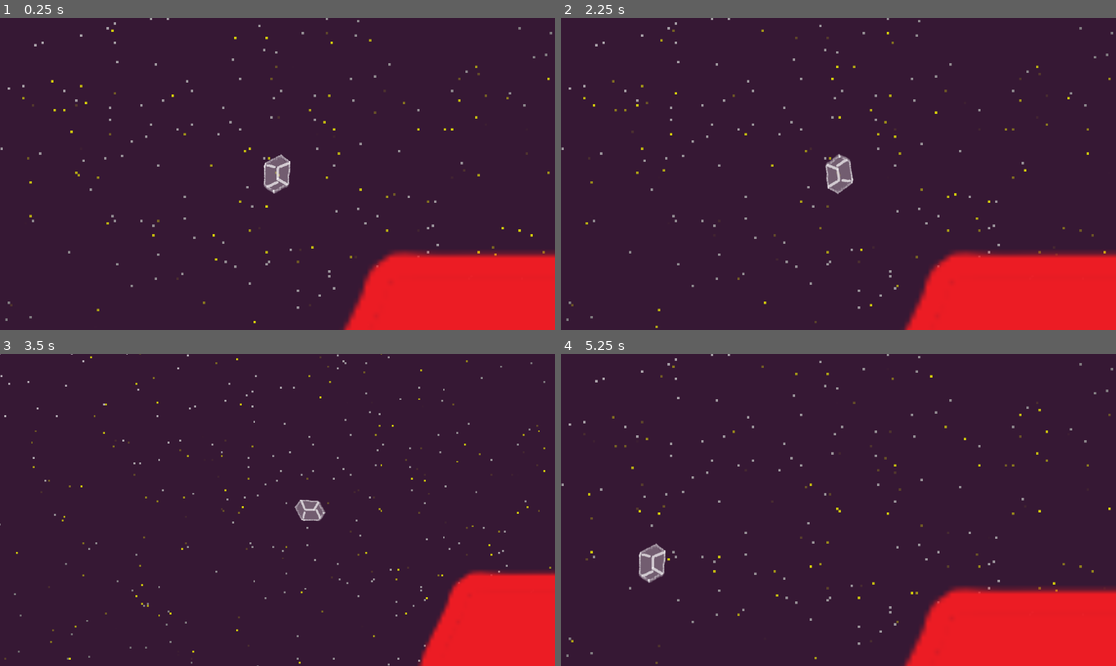
Above: before the commit, frames 1-4 (two rows, left to right).
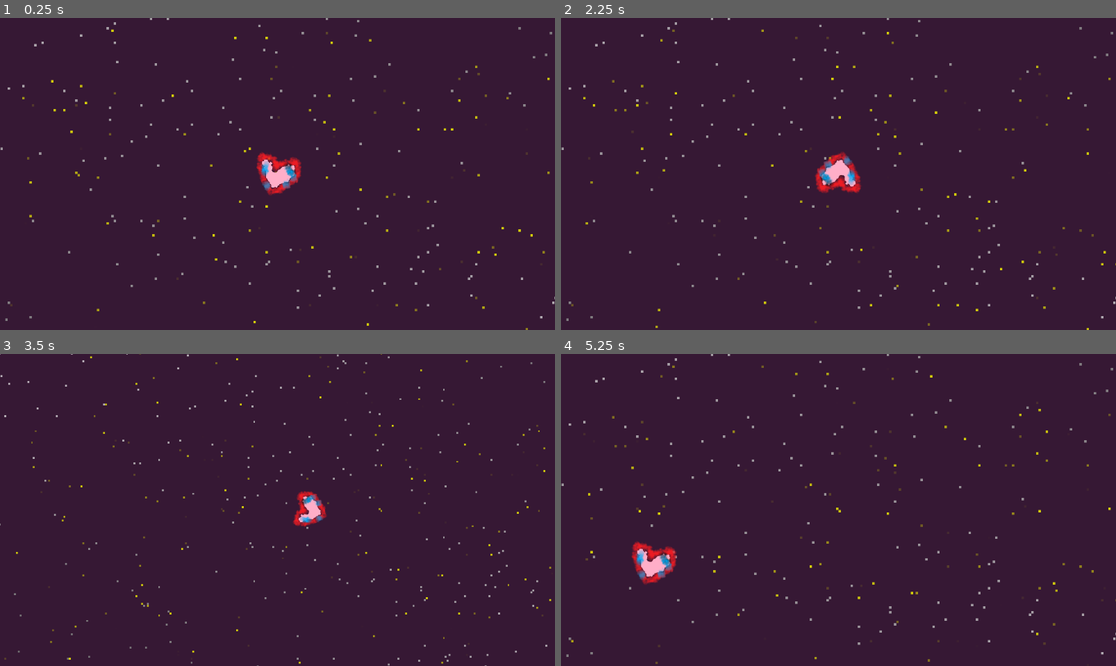
Above: after the commit, the same moments.

Repository: minicago/shika
Game: Godot game, scene res://tests/world test/world Test.tscn
Two runs of this game, one before a commit and one after it. Both use one fixed random seed, a clock stepped at 60 frames per second and the inputs below.
Inputs (mouse positions are in pixels of both pictures, inside the frame that each line leads up to):
- Up to frame 1 (0.25 s): no input
- Up to frame 2 (2.25 s): tap Enter at 0.5 s; move the mouse to (960, 158) at 0.52 s; press the mouse at (960, 158) at 0.53 s; hold Right (right) 0.53-1.28 s; move the mouse to (727, 189) at 1.27 s; release the mouse at (727, 189) at 1.28 s; hold Down (down) 1.28-2.03 s; click (727, 189) at 1.35 s; tap Space at 2 s; move the mouse to (894, 105) at 2.02 s; press the mouse at (894, 105) at 2.03 s; hold Right (right) from 2.03 s (still down)
- Up to frame 3 (3.5 s): move the mouse to (249, 572) at 2.77 s; release Right (right) at 2.78 s; release the mouse at (249, 572) at 2.78 s; hold Up (up) from 2.78 s (still down); click (249, 572) at 2.85 s
- Up to frame 4 (5.25 s): move the mouse to (1005, 556) at 3.52 s; release Up (up) at 3.53 s; press the mouse at (1005, 556) at 3.53 s; hold Left (left) 3.53-5.03 s; move the mouse to (672, 463) at 4.27 s; release the mouse at (672, 463) at 4.28 s; click (672, 463) at 4.35 s; move the mouse to (866, 510) at 5.02 s; press the mouse at (866, 510) at 5.03 s; hold Down (down) from 5.03 s (still down)

The runs differ from the first frame. In frame 1, 9.6% of the frame differs, in the area x 46-100%, y 42-100%; in frame 2, 9.6%, in the area x 45-100%, y 42-100%; in frame 3, 6.9%; in frame 4, 9.6%.

Commit message:
ai to be added

Diff:
--- a/scripts/UI/obj.gd
+++ b/scripts/UI/obj.gd
@@ -23,12 +23,10 @@
 	return lowlevel.function_process(delta)
 
 func _process(delta):
-
-	function_process(delta)
-
-	rotation = get_toward().angle() + PI / 2
-
-	position = get_obj_position()
+	if lowlevel != null :
+		function_process(delta)
+		rotation = get_toward().angle() + PI / 2
+		position = get_obj_position()
 
 func free():
 	get_parent().remove_child(self)
--- a/scripts/UI/world.gd
+++ b/scripts/UI/world.gd
@@ -17,6 +17,9 @@
 
 func get_rider():
 	return lowlevel.get_rider()
+
+func function_process(delta):
+	return lowlevel.function_process(delta)
 
 func get_camera_zoom():
 	return max (0.8 * log(get_rider().get_speed().length() / 100),1)
@@ -42,18 +45,23 @@
 	shader.set_shader_parameter("pos", pos )
 	shader.set_shader_parameter("size", get_viewport_rect().size * 10)
 
-func get_objs():
+func get_objs() -> Array[Obj]:
 	var ret : Array[Obj]
-	for child:Obj_UI in find_children("*","Obj_UI") :
-		ret.append(child.lowlevel)
+
+	#for child in get_children() :
+	#	print(child)
+
+	for child:Obj_UI in find_children("*","Obj_UI",false,false) :
+
+		if child.lowlevel!=null :
+			ret.append(child.lowlevel)
 	return ret
 
 func _process(delta):
-	Bump_manager.manager_process(get_objs(), delta)
-	if Input.is_action_pressed("click"):
-		camera_aim_position(Vector2(0,0))
-	else:
-		if get_rider() != null :
-			camera_aim_rider()
-
-	pass
+	if lowlevel != null :
+		function_process(delta)
+		if Input.is_action_pressed("click"):
+			camera_aim_position(Vector2(0,0))
+		else:
+			if get_rider() != null :
+				camera_aim_rider()
--- a/scripts/function/objs/obj.gd
+++ b/scripts/function/objs/obj.gd
@@ -6,9 +6,13 @@
 var toward : Vector2 = Vector2(0,-1.0)
 var position : Vector2
 var bump_info : Dictionary
-signal bumped(info : Dictionary)
 var global_polygon:PackedVector2Array = PackedVector2Array()
 var banlist : Dictionary
+var bump_handler_dic : Dictionary = {}
+var speed : Vector2 = Vector2.ZERO
+
+func get_speed():
+	return speed
 
 func get_toward():
 	return toward
@@ -30,13 +34,14 @@
 	pass
 
 func bump_handler(info : Dictionary):
-	if info.get("once",true):
-		if not banlist.get(info.get("collider"), false):
-			banlist[info.get("collider")] = true
-		else : return
+	for handler in bump_handler_dic :
+		bump_handler_dic[handler].call(self, info)
 
-func get_bumped_signal():
-	return bumped
+########################################################################
+# bump
+########################################################################
+
+# bump_polygon:
 
 func refresh_polygon_in_world():
 	global_polygon = Transform2D(0,get_obj_position()) * get_polygon()
@@ -44,12 +49,39 @@
 func get_polygon_in_world():
 	return global_polygon
 
+# bump_handler:
+
+func bump_handler_append(name):
+	bump_handler_dic[name] = Register_table.handlers[name]
+
 func bump_init():
-	bump_info_append("collider", lowlevel)
-	bumped.connect(bump_handler)
+	bump_handler_init()
+	bump_info_init()
 
 func bump_info_append(key , value):
 	bump_info[key] = value
 
 func allow_bump(collider : Obj):
 	return not banlist.get(collider, false)
+
+static func bump_handler_reg(str : String):
+	Register_table.handlers[str] = Callable(Obj_function,"bump_handler_"+str)
+
+########################################################################
+# customized
+########################################################################
+
+static func bump_handler_once(collidee :Obj_function, info : Dictionary):
+	if info.get("once", true):
+		if not collidee.banlist.get(info.get("collider"), false):
+			collidee.banlist[info.get("collider")] = true
+		else : return
+
+static func _static_init():
+	bump_handler_reg("once")
+
+func bump_handler_init():
+	bump_handler_append("once")
+
+func bump_info_init():
+	bump_info_append("collider", lowlevel)
--- /dev/null
+++ b/scripts/function/objs/register_table.gd
@@ -0,0 +1,6 @@
+extends Object
+class_name Register_table
+
+static var handlers:Dictionary
+
+static var obj_func:Dictionary
--- a/scripts/function/objs/rider.gd
+++ b/scripts/function/objs/rider.gd
@@ -1,7 +1,6 @@
 extends Obj_function
 class_name Rider_function
 
-var speed : Vector2 = Vector2.ZERO
 var resist : float = 0.9
 var lineResist : float = 50.0
 var rtimes :float = 10.0
@@ -11,17 +10,11 @@
 var spinRate : float = PI
 var spinLoss : float = 0.8
 
-func get_speed():
-	return speed
-
 func function_process(delta):
 	speed *= exp(-resist*delta)
-
 	set_obj_position( position + toward * speed.x * delta + toward.rotated(- PI / 2) * speed.y * delta)
 
-
 	if Input.is_action_pressed("up") :
-
 		speed.x += power * delta
 
 
@@ -29,7 +22,6 @@
 		var tmp = - spinRate * delta
 		toward = toward.rotated(tmp)
 		speed = speed.rotated(tmp) * spinLoss + speed * (1 - spinLoss)
-
 
 
 	if Input.is_action_pressed("right") :
@@ -53,10 +45,18 @@
 		else : if(speed.y > 0) : speed.y -= lineResist * rtimes * delta
 		else : speed.y += lineResist * rtimes * delta
 
-func bump_handler(info : Dictionary):
-	if info.get("once",true):
-		if not banlist.get(info.get("collider"), false):
-			banlist[info.get("collider")] = true
-		else : return
+func bump_handler_init():
+	bump_handler_append("once")
+	bump_handler_append("home")
+
+
+func bump_info_init():
+	bump_info_append("collider", lowlevel)
+	bump_info_append("type","rider")
+
+static func bump_handler_home(collidee :Rider_function, info : Dictionary):
 	if info.get("type", "") == "home":
 		print("back home")
+
+static func _static_init():
+	Register_table.handlers["home"] = Callable(Rider_function,"bump_handler_home")
--- a/scripts/function/world.gd
+++ b/scripts/function/world.gd
@@ -16,10 +16,16 @@
 
 func instance_rider():
 	rider = Rider.new()
-	rider.rider_init("res://tscns/objs/rider/glassy.tscn",get_rider_UI())
+	rider.rider_init("res://tscns/objs/rider/pain.tscn",get_rider_UI(),lowlevel.UI)
 
 func instance_home():
 	home = Obj.new()
-	home.obj_init("res://tscns/objs/home.tscn",get_home_UI())
+	home.obj_init("res://tscns/objs/home.tscn",get_home_UI(),lowlevel.UI)
 	home.set_obj_position(Vector2(500,500))
 	home.bump_info_append("type","home")
+
+func get_objs() -> Array[Obj]:
+	return lowlevel.get_objs()
+
+func function_process(delta):
+	Bump_manager.manager_process(get_objs(), delta)
--- a/scripts/lowlevel/bump_manager.gd
+++ b/scripts/lowlevel/bump_manager.gd
@@ -5,12 +5,12 @@
 
 
 static func manager_process(handle_list :Array[Obj], delta):
-	#for collidee in handle_list:
-	#	print(polygon_in_world(collidee))
 	for collidee in handle_list:
+		#print(collidee)
 		for collider in handle_list:
 			if collider != collidee :
+
 				if collidee.allow_bump(collider):
 					if not Geometry2D.intersect_polygons( collider.get_polygon_in_world(), collidee.get_polygon_in_world()).is_empty() :
-						collidee.get_bumped_signal().emit(collider.get_bump_info())
+						collidee.bump_handler(collider.get_bump_info())
 	pass
--- a/scripts/lowlevel/objs/obj.gd
+++ b/scripts/lowlevel/objs/obj.gd
@@ -3,6 +3,9 @@
 
 var function : Obj_function
 var UI : Obj_UI
+
+func get_speed():
+	return function.get_speed()
 
 func get_toward() -> Vector2:
 	return function.get_toward()
@@ -19,18 +22,19 @@
 func get_polygon() -> PackedVector2Array:
 	return UI.get_polygon()
 
-func get_bumped_signal() -> Signal:
-	return function.get_bumped_signal()
-
 func get_polygon_in_world() -> PackedVector2Array:
 	return function.get_polygon_in_world()
+
+func bump_handler(info : Dictionary):
+	return function.bump_handler(info)
 
 func function_process(delta):
 	return function.function_process(delta)
 
-func obj_init( path : String ,binder : Obj_UI = null ):
+func obj_init( path : String ,binder : Obj_UI = null , father = null):
 	if binder == null :
 		UI = load(path).instantiate()
+		if father != null : father.add_child(UI)
 	else :
 		UI = binder
 	function = Obj_function.new()
@@ -44,10 +48,6 @@
 func allow_bump(collider : Obj):
 	return function.allow_bump(collider)
 
-func _ready():
-
-	pass
-	#get_parent().add_child(function)
 
 func free():
 	UI.free()
--- a/scripts/lowlevel/objs/rider.gd
+++ b/scripts/lowlevel/objs/rider.gd
@@ -1,27 +1,15 @@
 extends Obj
 class_name Rider
 
-func get_speed():
-	return function.get_speed()
 
-func get_toward():
-	return function.get_toward()
-
-func function_process(delta):
-	function.function_process(delta)
-
-func rider_init(path : String ,binder : Obj_UI = null):
+func rider_init(path : String ,binder : Obj_UI = null, father = null):
 	if binder == null :
 		UI = load(path).instantiate()
+		if father != null : father.add_child(UI)
 	else :
 		UI = binder
+
 	function = Rider_function.new()
 	UI.lowlevel = self
 	function.lowlevel = self
 	function.bump_init()
-	bump_info_append("type","rider")
-
-func _ready():
-
-	pass
-	#get_parent().add_child(function)
--- a/scripts/lowlevel/world.gd
+++ b/scripts/lowlevel/world.gd
@@ -1,7 +1,6 @@
 extends Node
 class_name World
 
-var tscn = preload("res://tscns/world.tscn")
 var UI : World_UI
 var function : World_function
 
@@ -14,15 +13,19 @@
 func get_home_UI():
 	return UI.get_home_UI()
 
+func get_objs() -> Array[Obj]:
+	return UI.get_objs()
+
 func instance_rider():
 	return function.instance_rider()
 
 func instance_home():
 	return function.instance_home()
 
-func world_init(binder : World_UI = null):
+func world_init(path : String ,binder : World_UI = null, father = null):
 	if binder == null :
-		UI = tscn.instantiate()
+		UI = load(path).instance()
+		if father != null : father.add_child(UI)
 	else :
 		UI = binder
 	function = World_function.new()
@@ -30,3 +33,6 @@
 	function.lowlevel = self
 	instance_rider()
 	instance_home()
+
+func function_process(delta):
+	return function.function_process(delta)
--- a/tests/world test/world Test.gd
+++ b/tests/world test/world Test.gd
@@ -3,4 +3,6 @@
 var world : World = World.new()
 
 func _ready():
-	world.world_init($World)
+
+	world.world_init("res://tscns/world.tscn",$World)
+	print("OK")
--- /dev/null
+++ b/tscns/objs/monster/1.tscn
@@ -0,0 +1,26 @@
+[gd_scene load_steps=3 format=3 uid="uid://dorkvu73h75aq"]
+
+[ext_resource type="Script" path="res://scripts/UI/obj.gd" id="1_j08nd"]
+[ext_resource type="Texture2D" uid="uid://h21lu8qvvw08" path="res://images/monster/1.png" id="2_8t1mt"]
+
+[node name="Home" type="Node2D"]
+script = ExtResource("1_j08nd")
+
+[node name="Image" type="TextureRect" parent="."]
+anchors_preset = 8
+anchor_left = 0.5
+anchor_top = 0.5
+anchor_right = 0.5
+anchor_bottom = 0.5
+offset_left = -20.0
+offset_top = -20.0
+offset_right = 20.0
+offset_bottom = 20.0
+grow_horizontal = 2
+grow_vertical = 2
+texture = ExtResource("2_8t1mt")
+
+[node name="Polygon2D" type="Polygon2D" parent="."]
+self_modulate = Color(1, 1, 1, 0)
+position = Vector2(6.66667, 8)
+polygon = PackedVector2Array(25.3333, -40, 25.3333, -40, 41.3333, -16, 41.3333, -16, 25.3333, 0, -14.6667, 8, -30.6667, -16, -30.6667, -16, -22.6667, -32, 25.3333, -40)
--- /dev/null
+++ b/tscns/objs/rider/pain.tscn
@@ -0,0 +1,25 @@
+[gd_scene load_steps=3 format=3 uid="uid://c1o2pry1bwkuj"]
+
+[ext_resource type="Script" path="res://scripts/UI/obj.gd" id="1_yjj52"]
+[ext_resource type="Texture2D" uid="uid://5w0n1oc3171r" path="res://images/bike/2.png" id="2_falvf"]
+
+[node name="Rider" type="Node2D"]
+script = ExtResource("1_yjj52")
+
+[node name="Image" type="TextureRect" parent="."]
+anchors_preset = 8
+anchor_left = 0.5
+anchor_top = 0.5
+anchor_right = 0.5
+anchor_bottom = 0.5
+offset_left = -20.0
+offset_top = -20.0
+offset_right = 20.0
+offset_bottom = 20.0
+grow_horizontal = 2
+grow_vertical = 2
+texture = ExtResource("2_falvf")
+
+[node name="Polygon2D" type="Polygon2D" parent="."]
+self_modulate = Color(1, 1, 1, 0)
+polygon = PackedVector2Array(0, -16, 16, -24, 32, -24, 40, 0, -8, 40, -8, 40, -8, 40, -32, 0, -32, -32, -16, -24, 0, -16, 8, -40)
--- a/tscns/world.tscn
+++ b/tscns/world.tscn
@@ -1,10 +1,8 @@
-[gd_scene load_steps=7 format=3 uid="uid://otrd3idnjn42"]
+[gd_scene load_steps=5 format=3 uid="uid://otrd3idnjn42"]
 
 [ext_resource type="Script" path="res://scripts/UI/world.gd" id="1_iwmv8"]
 [ext_resource type="Shader" path="res://shaders/Background.gdshader" id="2_2jh25"]
 [ext_resource type="Texture2D" uid="uid://crr3mryrk0vw3" path="res://images/common/background.png" id="3_cewru"]
-[ext_resource type="PackedScene" uid="uid://dtfnnks4xvt8u" path="res://tscns/objs/rider/glassy.tscn" id="5_jxob4"]
-[ext_resource type="PackedScene" uid="uid://dwwhkhb77aybi" path="res://tscns/objs/home.tscn" id="5_qp3ng"]
 
 [sub_resource type="ShaderMaterial" id="ShaderMaterial_abj17"]
 shader = ExtResource("2_2jh25")
@@ -21,10 +19,3 @@
 offset_right = 40.0
 offset_bottom = 40.0
 texture = ExtResource("3_cewru")
-
-[node name="Rider" parent="." instance=ExtResource("5_jxob4")]
-z_index = 2
-
-[node name="Home" parent="." instance=ExtResource("5_qp3ng")]
-z_index = 1
-scale = Vector2(10, 10)
Binary file added: images/bike/2.png
Not shown, added: images/bike/2.png.import
Binary file added: images/monster/1.png
Not shown, added: images/monster/1.png.import
